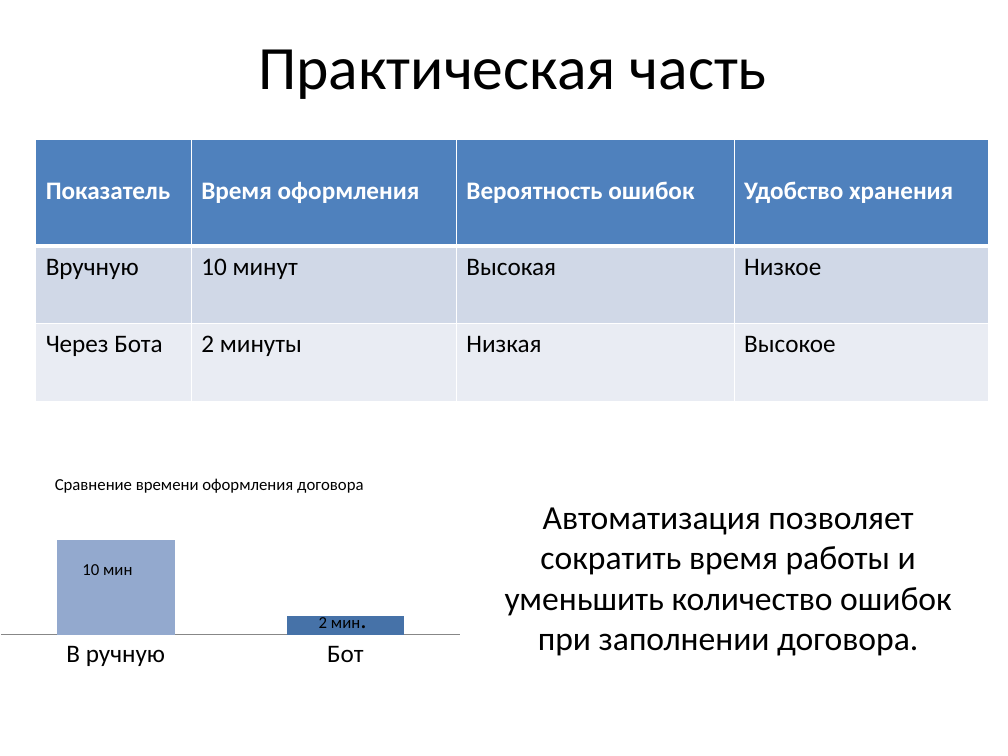
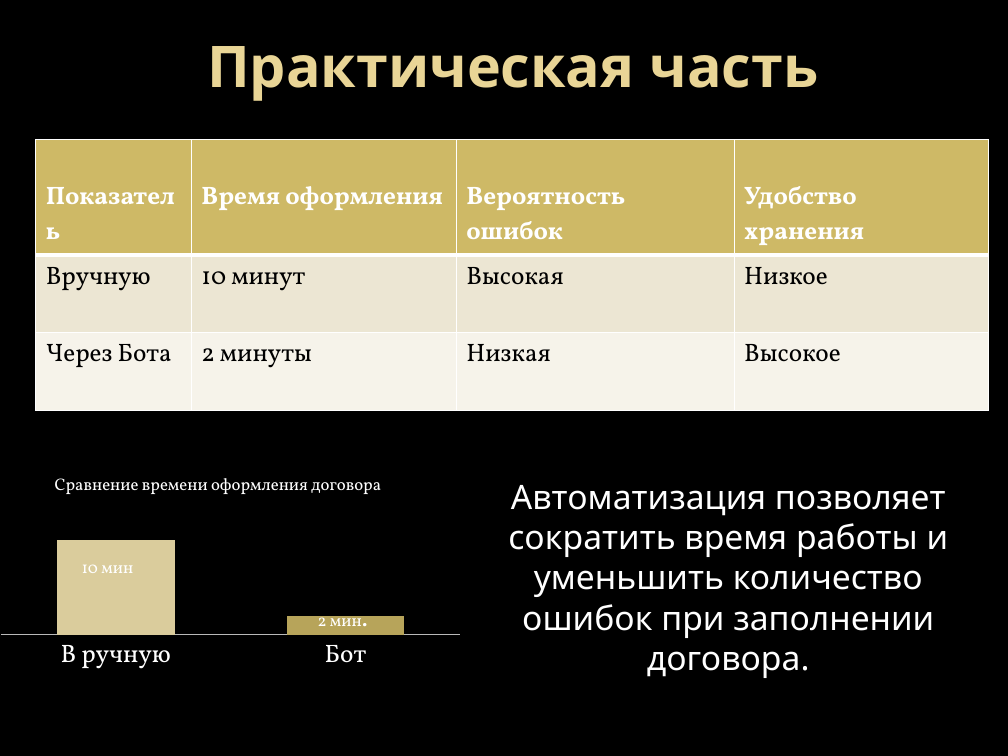
Before and after one commit to Ivan9005/autoexpert-bot, a slide deck: slide 11 of presentation/Система автоматизации оформления договоров автоэксперта на базе Telegram-бота.pptx. Drawn at 1008x756 pixels with LibreOffice and Linux fonts; fonts in the diff are those of the drawing; background and template pictures are left out. Boxes give left, top, right and bottom in pixels: in the first picture for what was removed or moved away, otherwise in the second. Text is boxed around its words. In the diff, an @@ line names an element or a change of style, - is before the commit and + after.

```diff
--- a/presentation/Система автоматизации оформления договоров автоэксперта на базе Telegram-бота.pptx
+++ b/presentation/Система автоматизации оформления договоров автоэксперта на базе Telegram-бота.pptx
@@ background #FFFFFF to picture (left out) @@
@@ title "Практическая часть" at (x1=207, y1=46, x2=819, y2=101): size 44 to 41 pt, font Calibri to Noto Sans, text colour #000000 to gradient #EAD696 to #E7D081, bold on @@
@@ table at (x1=35, y1=140, x2=988, y2=401) @@
@@ fill #4F81BD to #CEB966 in row 1 @@
@@ fill #D0D8E8 to #EDE6D3 in row 2 @@
@@ fill #E9EDF4 to #F6F3EA in row 3 @@
@@ font Calibri to Vollkorn @@
@@ column stacked chart at (x1=0, y1=466, x2=461, y2=712) @@
@@ colour of Series 1 #4F81BD to #CEB966 @@
@@ colour of Series 2 #C0504D to #9CB084 @@
@@ lettering changed @@
@@ text "Автоматизация позволяет сократить время работы ..." at (x1=508, y1=485, x2=949, y2=678): font Calibri to Noto Sans, text colour #000000 to #FFFFFF @@
```
Also in this commit, not shown: 15 other slides changed.
